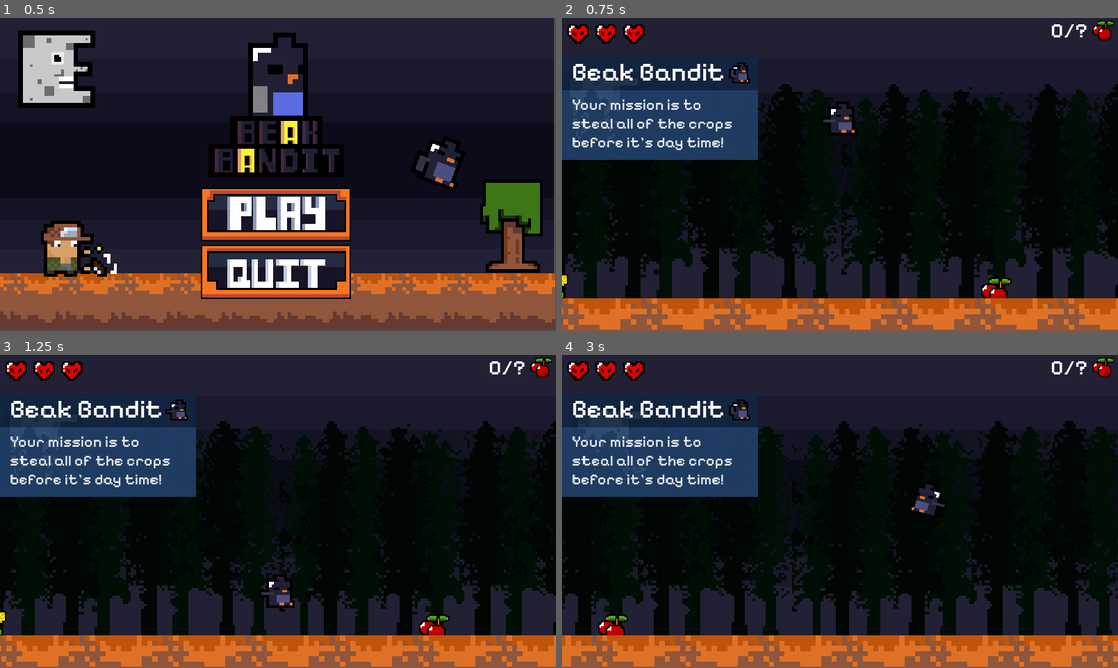
Above: before the commit, frames 1-4 (two rows, left to right).
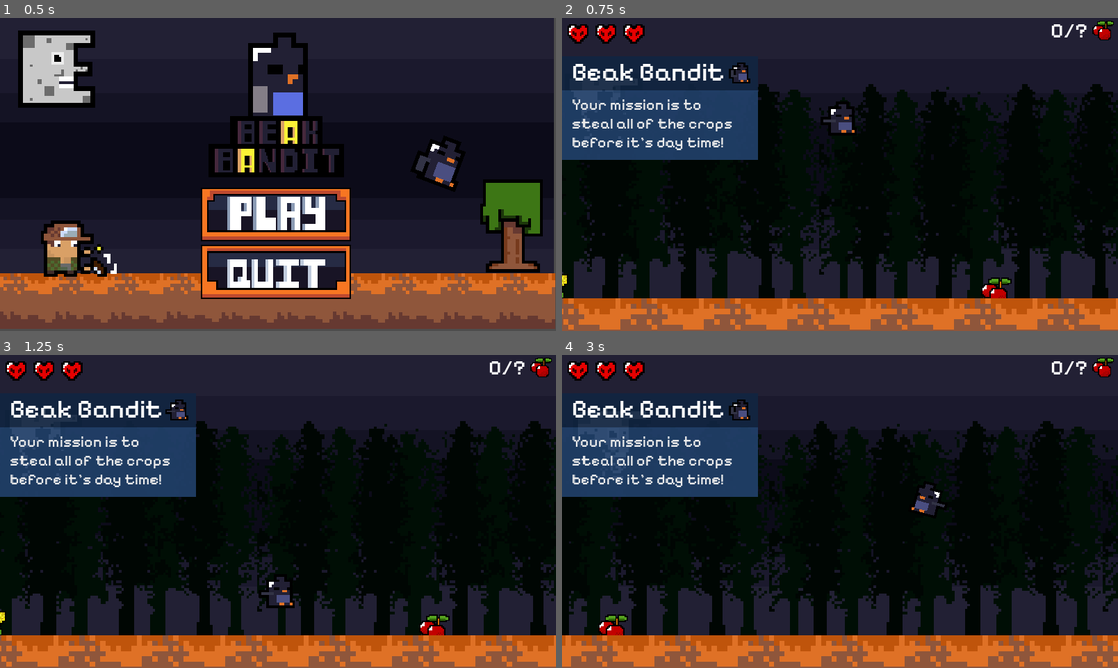
Above: after the commit, the same moments.

Repository: pochoco24/wild-jam-62
Game: Godot game, scene res://Scenes/ui_menu.tscn
Two runs of this game, one before a commit and one after it. Both use one fixed random seed, a clock stepped at 60 frames per second and the inputs below.
Inputs (mouse positions are in pixels of both pictures, inside the frame that each line leads up to):
- Up to frame 1 (0.5 s): no input
- Up to frame 2 (0.75 s): click (840, 212) at 0.5 s
- Up to frame 3 (1.25 s): no input
- Up to frame 4 (3 s): hold D (right) 1.28-2.78 s; tap W (flap) at 1.52, 1.82, 2.27, 2.57 s; hold A (left) from 2.78 s (still down)

Frame 1 is identical in both runs. In frame 2, 13% of the frame differs, in the area x 0-100%, y 21-90%; in frame 3, 13%; in frame 4, 14%.

Commit message:
Changed some small things

Diff:
--- a/Scenes/Levels/Level_1.tscn
+++ b/Scenes/Levels/Level_1.tscn
@@ -239,6 +239,7 @@
 [node name="Player" type="CharacterBody2D" parent="."]
 unique_name_in_owner = true
 position = Vector2(568, 298)
+safe_margin = 0.04
 script = ExtResource("1_gw1gy")
 
 [node name="CollisionShape2D" type="CollisionShape2D" parent="Player"]
@@ -448,7 +449,7 @@
 scale = Vector2(4, 4)
 texture = ExtResource("13_wn07b")
 region_enabled = true
-region_rect = Rect2(-0.18045, -0.0602183, 3458.79, 130.364)
+region_rect = Rect2(-0.18, -0.06, 4500, 130.364)
 
 [node name="Sprite2D7" type="Sprite2D" parent="Ground"]
 texture_repeat = 2
@@ -463,7 +464,7 @@
 shape = SubResource("RectangleShape2D_ne4lx")
 
 [node name="CollisionShape2D3" type="CollisionShape2D" parent="Ground"]
-position = Vector2(281, -774.5)
+position = Vector2(281, -558.5)
 shape = SubResource("RectangleShape2D_ne4lx")
 
 [node name="CollisionShape2D2" type="CollisionShape2D" parent="Ground"]
--- a/Scenes/scarecrow.tscn
+++ b/Scenes/scarecrow.tscn
@@ -55,10 +55,10 @@
 }]
 
 [sub_resource type="RectangleShape2D" id="RectangleShape2D_3opce"]
-size = Vector2(56, 62)
+size = Vector2(49, 60)
 
 [sub_resource type="CircleShape2D" id="CircleShape2D_3xnq7"]
-radius = 217.938
+radius = 175.026
 
 [node name="scarecrow" type="CharacterBody2D" groups=["HurtPlayer"]]
 script = ExtResource("1_sahvi")
@@ -69,7 +69,7 @@
 animation = &"walking"
 
 [node name="CollisionShape2D" type="CollisionShape2D" parent="."]
-position = Vector2(0, 1)
+position = Vector2(0.5, 2)
 shape = SubResource("RectangleShape2D_3opce")
 
 [node name="Area2D" type="Area2D" parent="."]
--- a/Scenes/shoot_farmer.tscn
+++ b/Scenes/shoot_farmer.tscn
@@ -128,6 +128,10 @@
 atlas = ExtResource("1_4v8ta")
 region = Rect2(96, 86, 32, 27)
 
+[sub_resource type="AtlasTexture" id="AtlasTexture_neeht"]
+atlas = ExtResource("1_4v8ta")
+region = Rect2(0, 86, 32, 27)
+
 [sub_resource type="AtlasTexture" id="AtlasTexture_am0uh"]
 atlas = ExtResource("1_4v8ta")
 region = Rect2(192, 0, 64, 28)
@@ -154,10 +158,13 @@
 }, {
 "duration": 1.0,
 "texture": SubResource("AtlasTexture_7xkj7")
+}, {
+"duration": 1.0,
+"texture": SubResource("AtlasTexture_neeht")
 }],
 "loop": false,
 "name": &"gun",
-"speed": 5.0
+"speed": 7.0
 }, {
 "frames": [{
 "duration": 1.0,
@@ -208,6 +215,8 @@
 position = Vector2(10, 3.975)
 sprite_frames = SubResource("SpriteFrames_mytoc")
 animation = &"gun"
+frame = 4
+frame_progress = 1.0
 
 [node name="sound_shoot" type="AudioStreamPlayer2D" parent="."]
 stream = ExtResource("3_u2c3e")
Not shown: 1 places in Scenes/shoot_farmer.tscn that only renumber resources
